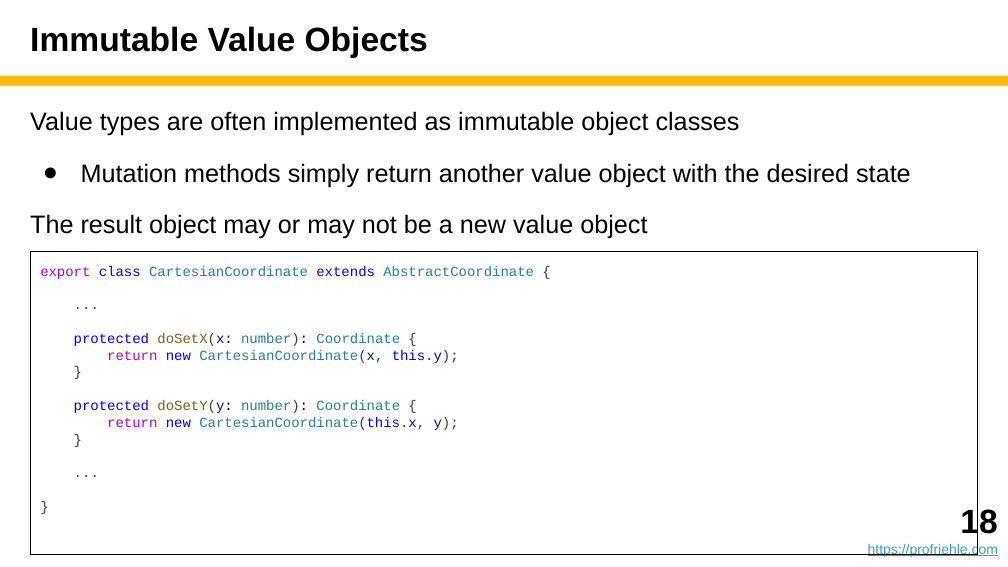
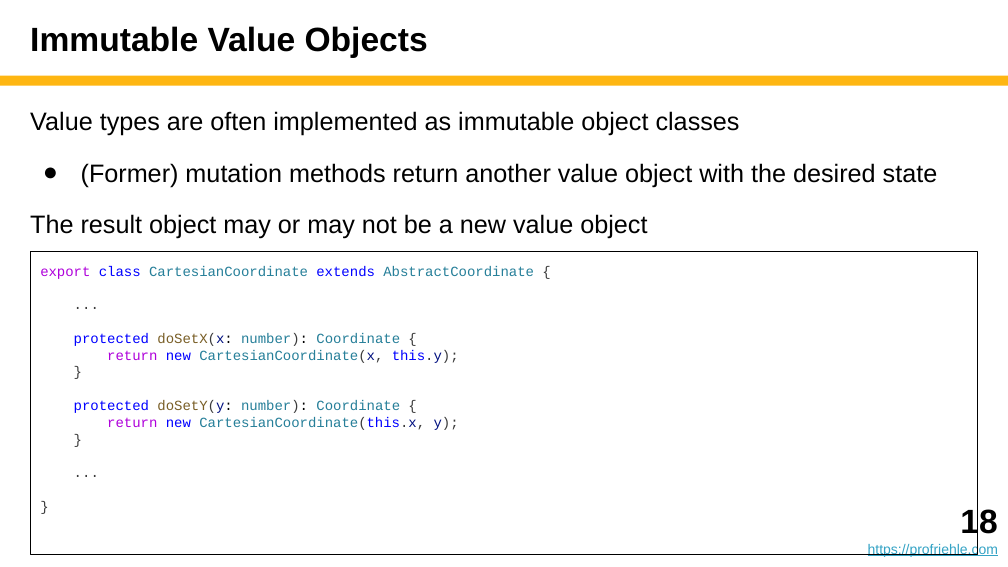
Before and after one commit to dirkriehle/adap-course, a slide deck: slide 18 of Lecture slides/ADAP B06 - Value Objects.pptx. Drawn at 1008x567 pixels with LibreOffice and Linux fonts; fonts in the diff are those of the drawing. Boxes give left, top, right and bottom in pixels: in the first picture for what was removed or moved away, otherwise in the second. Text is boxed around its words. In the diff, an @@ line names an element or a change of style, - is before the commit and + after.

```diff
--- a/Lecture slides/ADAP B06 - Value Objects.pptx
+++ b/Lecture slides/ADAP B06 - Value Objects.pptx
@@ text at [81,163,938,187]: text changed @@
-● Mutation methods simply return another value object with the desired state
+● (Former) mutation methods return another value object with the desired state
```
Also in this commit, not shown: 7 other slides changed, 1 slide added, 1 other file.
